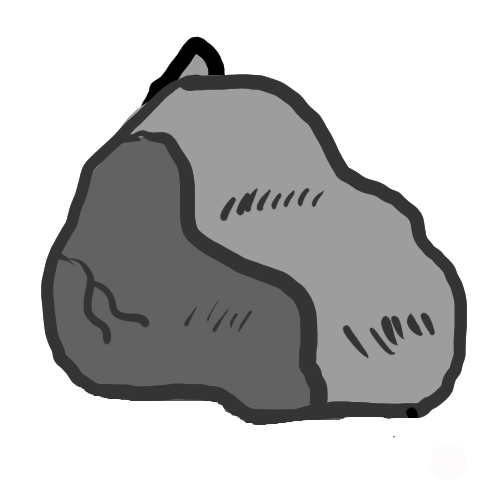
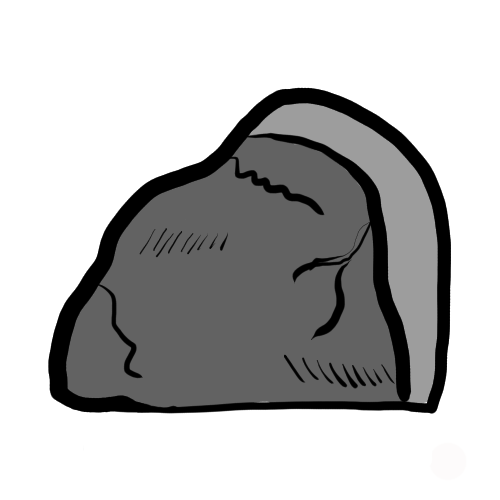
The second w=500, h=500 image is a revision of the first. Changes to its layers:
renamed "Warstwa 3" to "Warstwa 1", painted on it over [41, 36, 467, 439]
